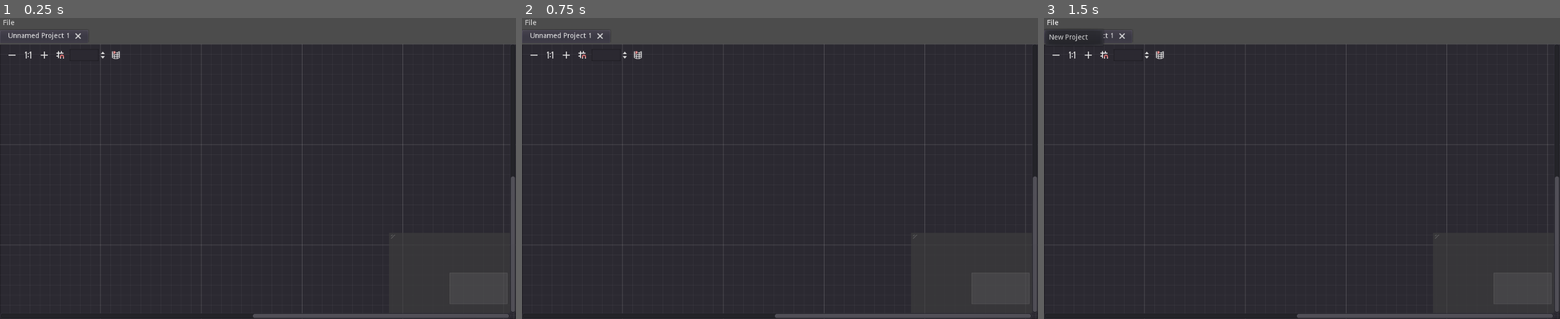
Above: before the commit, frames 1-3 (left to right).
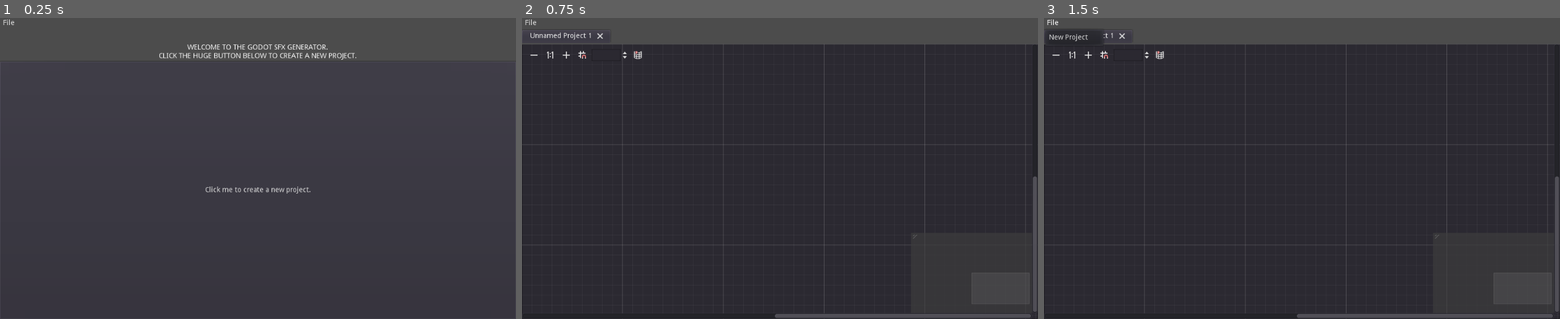
Above: after the commit, the same moments.

Repository: noiamhippyman/GodotAudioGeneration
Game: Godot game, scene res://SFX Generator/SFXGeneratorMain.tscn
The game is run twice, just before and just after one commit, with the same random seed, the same clock (stepped at 60 frames per second) and the same inputs.
Inputs (mouse positions are in pixels of both pictures, inside the frame that each line leads up to):
- Up to frame 1 (0.25 s): no input
- Up to frame 2 (0.75 s): click (780, 189) at 0.5 s, where only the run after the commit has a clickable "Click me to create a new proj…"
- Up to frame 3 (1.5 s): click "File" at 1.25 s

The runs differ from the first frame. In frame 1, 7.4% of the frame differs, in the area x 0-100%, y 4-100%; in frame 2, nothing differs; in frame 3, nothing differs.

Commit message:
Cleaned up print calls and setup a front page when no projects exist.

Diff:
--- a/AudioProgramming/SFX Generator/SFXGeneratorMain.gd
+++ b/AudioProgramming/SFX Generator/SFXGeneratorMain.gd
@@ -4,6 +4,7 @@
 var project_tabs:Tabs = null
 var current_project_editor:GraphEdit = null
 var add_node_popup_menu:PopupMenu = null
+var no_projects_vbox:VBoxContainer = null
 
 func add_node(id:int):
 	var node:GraphNode = null
@@ -33,7 +34,8 @@
 	project_tabs.add_tab(current_project_editor.name)
 	project_tabs.current_tab = project_tabs.get_tab_count()-1
 
-	print(root.get_children())
+	if (no_projects_vbox.visible):
+		no_projects_vbox.visible = false
 
 func close_project(name:String):
 	var existing_projects = root.get_children()
@@ -51,20 +53,17 @@
 		if (child.name == name):
 			current_project_editor = child
 			current_project_editor.visible = true
-			print(current_project_editor.name)
 			break
 
 func _ready():
 	project_tabs = $RootVBoxContainer/Tabs
 	add_node_popup_menu = $AddNodePopupMenu
 	root = $RootVBoxContainer
-
-	add_project()
+	no_projects_vbox = $RootVBoxContainer/NoProjectsVBox
 
 func _on_GraphEdit_popup_request(position:Vector2):
 	add_node_popup_menu.rect_position = position
 	add_node_popup_menu.show_modal()
-	print(position)
 
 func _on_AddNodePopupMenu_id_pressed(id:int):
 	add_node(id)
@@ -84,3 +83,7 @@
 		change_project_tab(project_tabs.current_tab)
 	else:
 		current_project_editor = null
+		no_projects_vbox.visible = true
+
+func _on_NoProjectsVBox_Button_pressed():
+	add_project()
--- a/AudioProgramming/SFX Generator/SFXGeneratorMain.tscn
+++ b/AudioProgramming/SFX Generator/SFXGeneratorMain.tscn
@@ -38,6 +38,33 @@
 tab_close_display_policy = 2
 scrolling_enabled = false
 
+[node name="NoProjectsVBox" type="VBoxContainer" parent="RootVBoxContainer"]
+margin_top = 52.0
+margin_right = 1024.0
+margin_bottom = 600.0
+size_flags_horizontal = 3
+size_flags_vertical = 3
+
+[node name="Label" type="Label" parent="RootVBoxContainer/NoProjectsVBox"]
+margin_right = 1024.0
+margin_bottom = 31.0
+size_flags_vertical = 1
+text = "Welcome to the Godot SFX Generator.
+Click the huge button below to create a new project."
+align = 1
+uppercase = true
+
+[node name="Button" type="Button" parent="RootVBoxContainer/NoProjectsVBox"]
+margin_top = 35.0
+margin_right = 1024.0
+margin_bottom = 548.0
+size_flags_horizontal = 3
+size_flags_vertical = 3
+text = "Click me to create a new project."
+__meta__ = {
+"_edit_use_anchors_": false
+}
+
 [node name="AddNodePopupMenu" type="PopupMenu" parent="."]
 margin_right = 20.0
 margin_bottom = 20.0
@@ -45,4 +72,5 @@
 [connection signal="new_project_requested" from="RootVBoxContainer/MenuButtonHBoxContainer/FileMenuButton" to="." method="_on_FileMenuButton_new_project_requested"]
 [connection signal="tab_changed" from="RootVBoxContainer/Tabs" to="." method="_on_Tabs_tab_changed"]
 [connection signal="tab_close" from="RootVBoxContainer/Tabs" to="." method="_on_Tabs_tab_close"]
+[connection signal="pressed" from="RootVBoxContainer/NoProjectsVBox/Button" to="." method="_on_NoProjectsVBox_Button_pressed"]
 [connection signal="id_pressed" from="AddNodePopupMenu" to="." method="_on_AddNodePopupMenu_id_pressed"]
